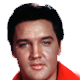
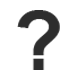
Revision of a layered 80 × 80 image; what changed, layer by layer:
added layer "?" above "Layer 1" over box(17, 10, 60, 70)
hid "Layer 1" over box(0, 1, 80, 80)
